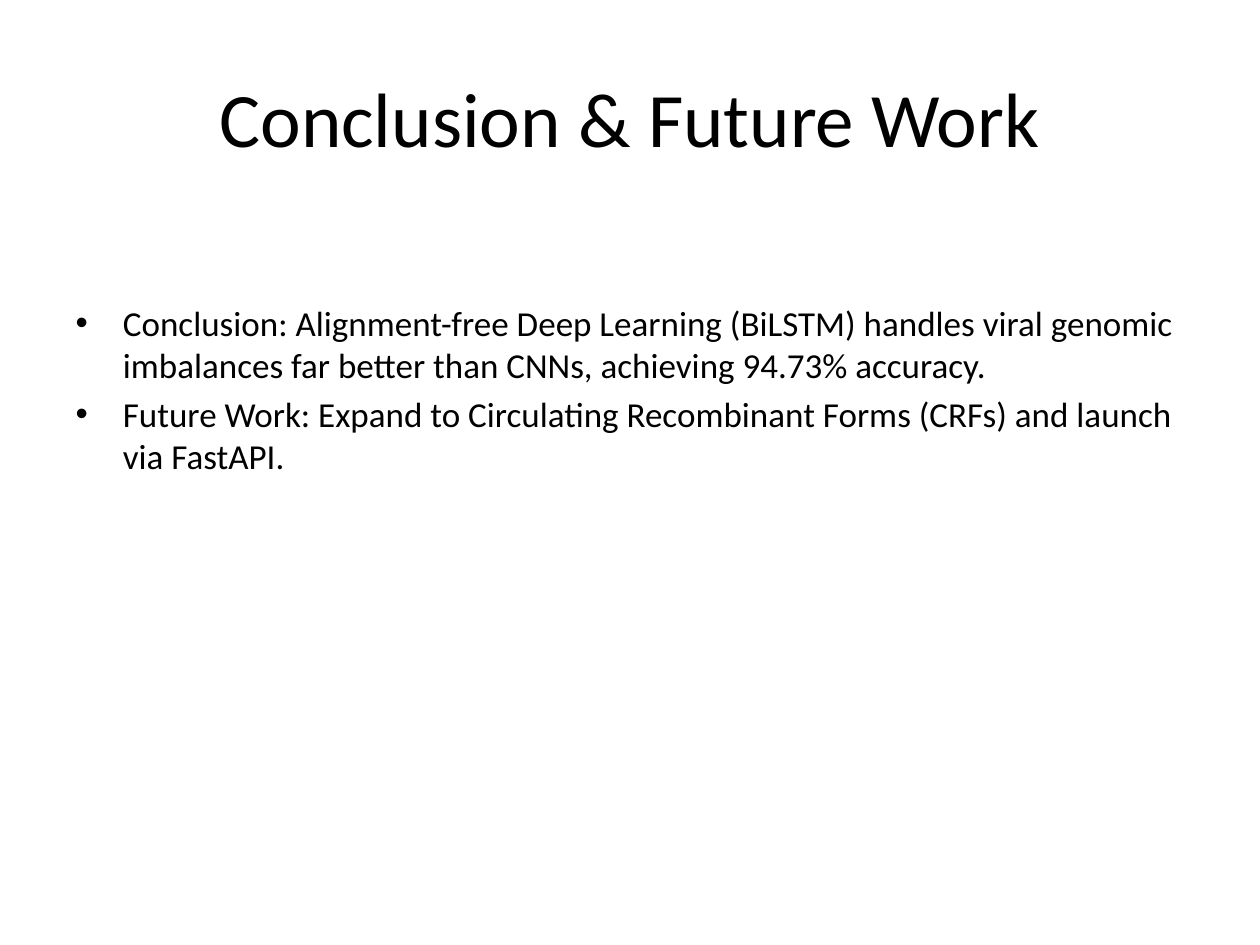
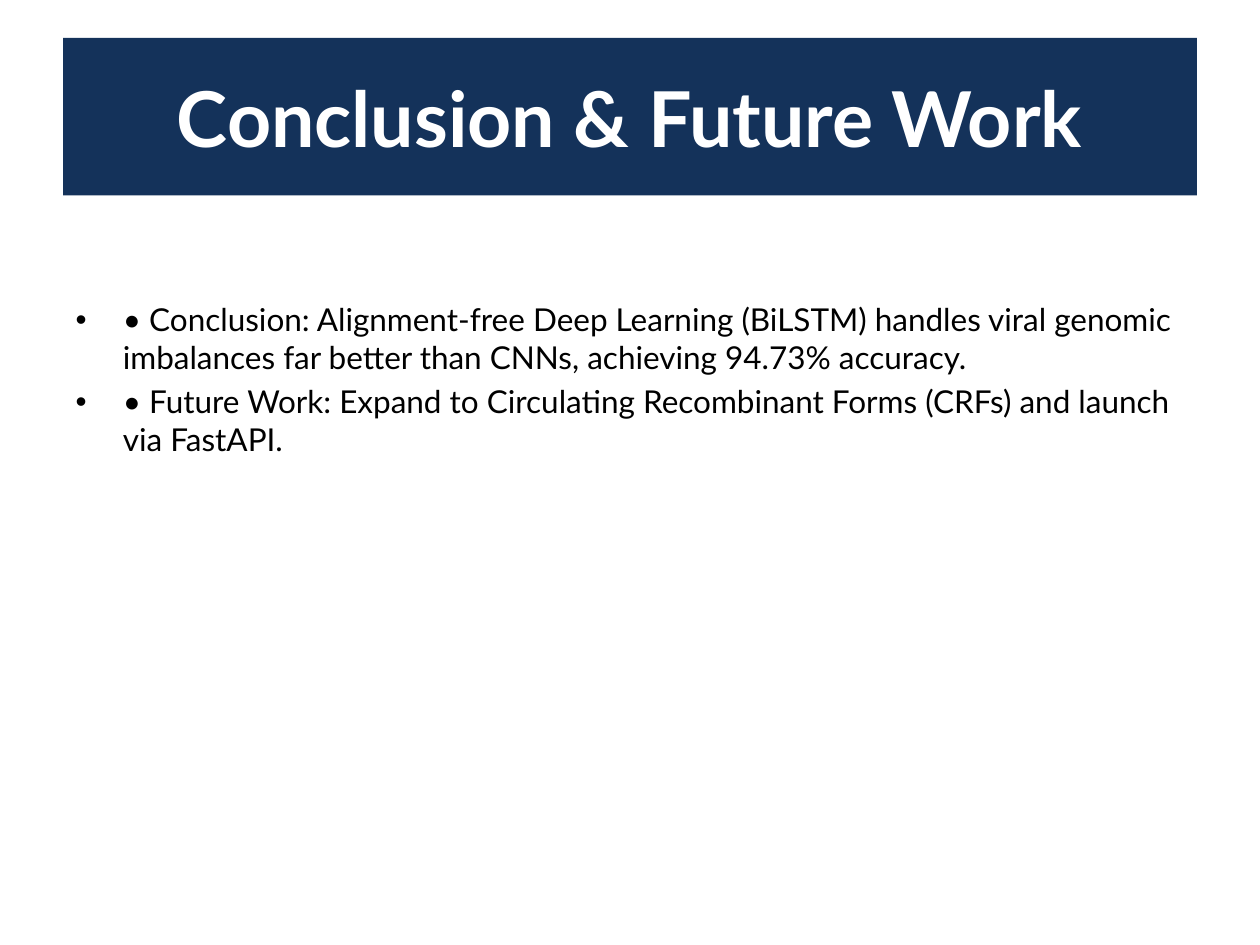
Before and after one commit to JNagawa/HIV_subtype_classifier_DeepLearning, a slide deck: slide 15 of reports/presentation.pptx. Drawn at 1260x945 pixels with LibreOffice and Linux fonts; fonts in the diff are those of the drawing. Boxes give left, top, right and bottom in pixels: in the first picture for what was removed or moved away, otherwise in the second. Text is boxed around its words. In the diff, an @@ line names an element or a change of style, - is before the commit and + after.

Commit message:
Apply premium dark blue styling, bold headers, and clean font sizing across the presentation

```diff
--- a/reports/presentation.pptx
+++ b/reports/presentation.pptx
@@ title "Conclusion & Future Work": place and size @@
-title "Conclusion & Future Work" at [219,93,1040,148]
+title "Conclusion & Future Work" at [63,38,1197,195]
@@ title "Conclusion & Future Work" at [63,38,1197,195]: font Calibri to Lato, text colour #000000 to #FFFFFF, bold on; fill none to #14325A @@
@@ text at [123,306,1171,452]: text changed; size 20 to 18 pt; font Calibri to Lato @@
-• Conclusion: Alignment-free Deep Learning (BiLSTM) handles viral genomic imbalances far better than CNNs, achieving 94.73% accuracy.
-• Future Work: Expand to Circulating Recombinant Forms (CRFs) and launch via FastAPI.
+• • Conclusion: Alignment-free Deep Learning (BiLSTM) handles viral genomic imbalances far better than CNNs, achieving 94.73% accuracy.
+• • Future Work: Expand to Circulating Recombinant Forms (CRFs) and launch via FastAPI.
```
Also in this commit, not shown: 14 other slides changed, 1 other file.
